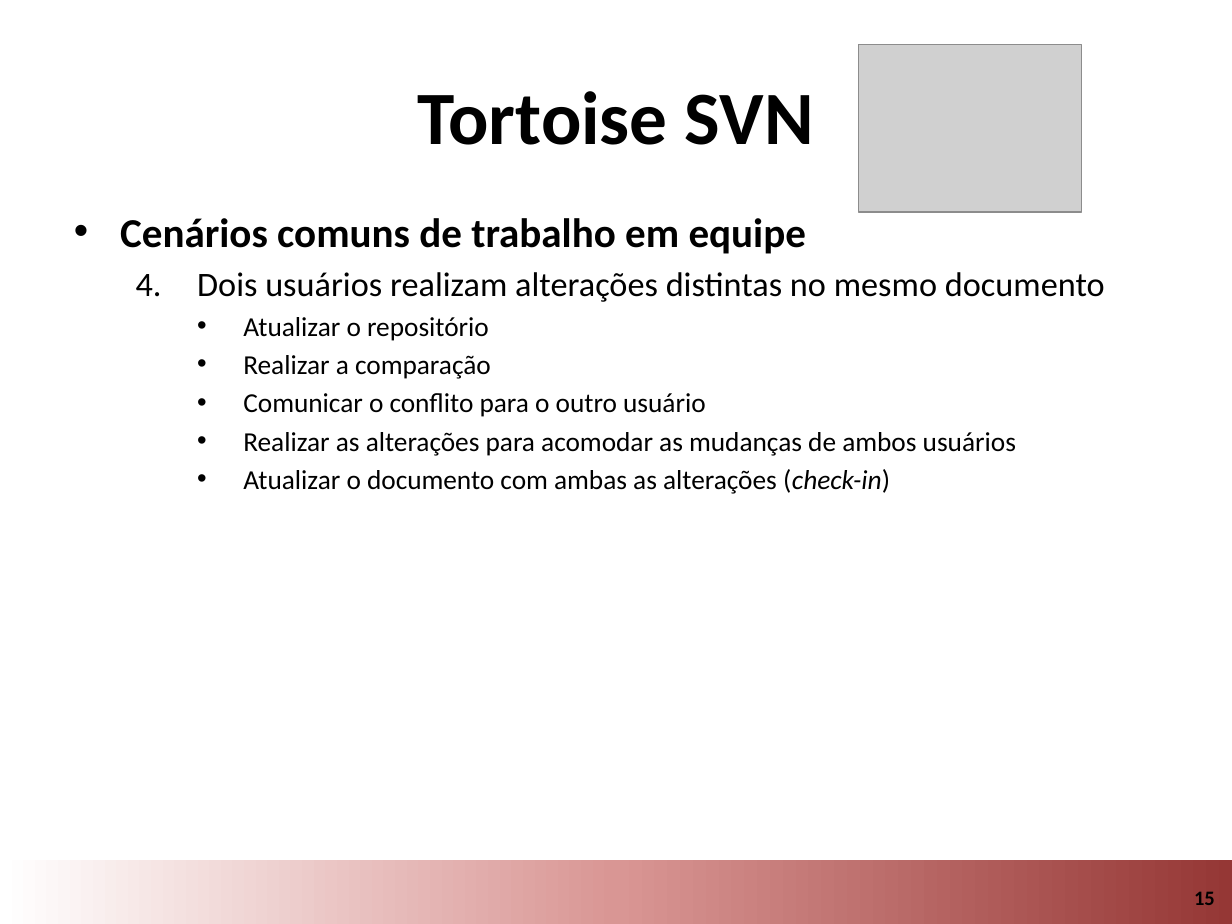
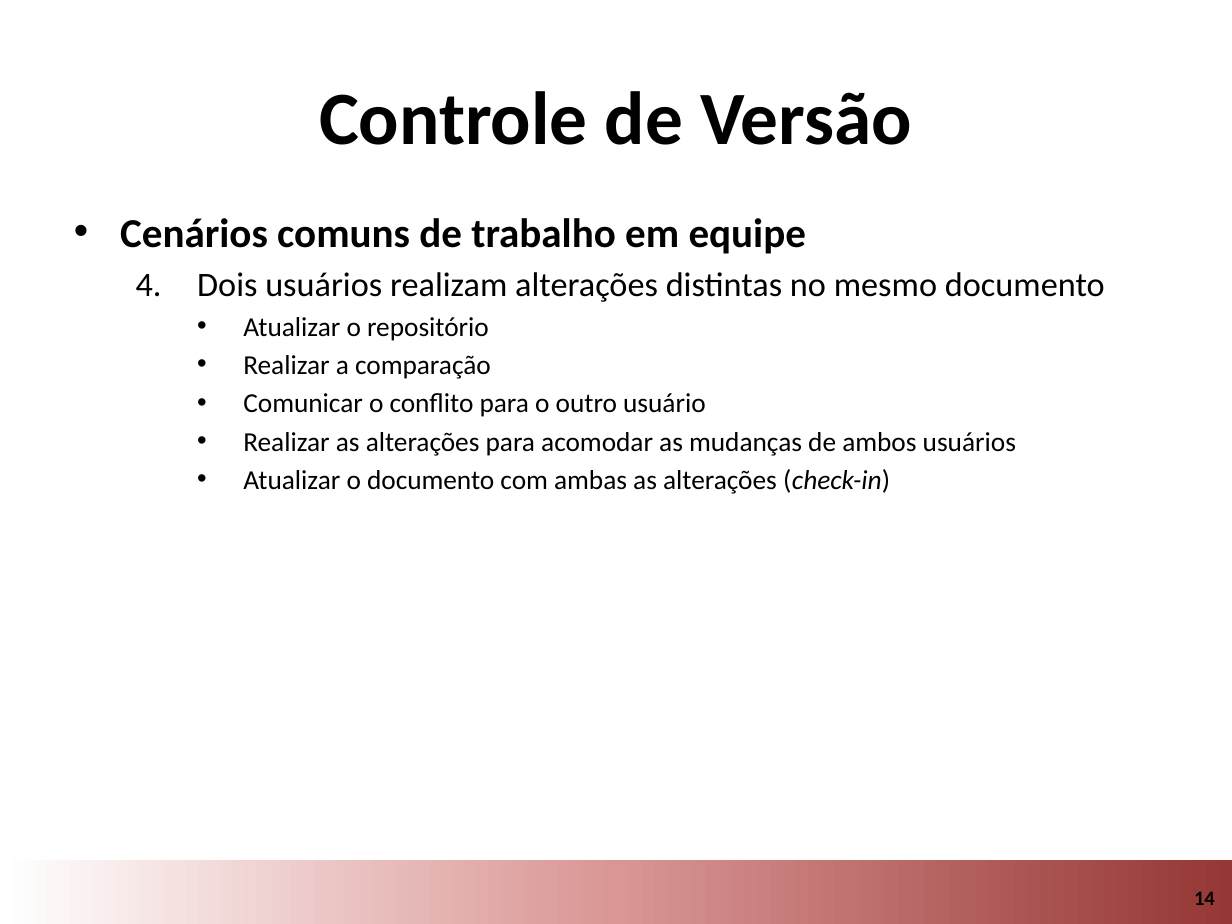
Before and after one commit to ESEGroup/mytinyPoll, a slide deck: slide 14 of Material de Referencia/Controle de Versao.pptx (slide 15 before the commit). Drawn at 1232x924 pixels with LibreOffice and Linux fonts; fonts in the diff are those of the drawing; grey boxes stand for pictures; background and template pictures are left out. Boxes give left, top, right and bottom in pixels: in the first picture for what was removed or moved away, otherwise in the second. Text is boxed around its words. In the diff, an @@ line names an element or a change of style, - is before the commit and + after.

```diff
--- a/Material de Referencia/Controle de Versao.pptx
+++ b/Material de Referencia/Controle de Versao.pptx
@@ picture removed at [859, 44, 1082, 212] @@
@@ title at [319, 91, 912, 145]: text changed @@
-Tortoise SVN
+Controle de Versão
@@ page number at [1194, 891, 1215, 905]: text changed @@
-15
+14
```
Also in this commit, not shown: 1 other slide changed, 1 other file.
